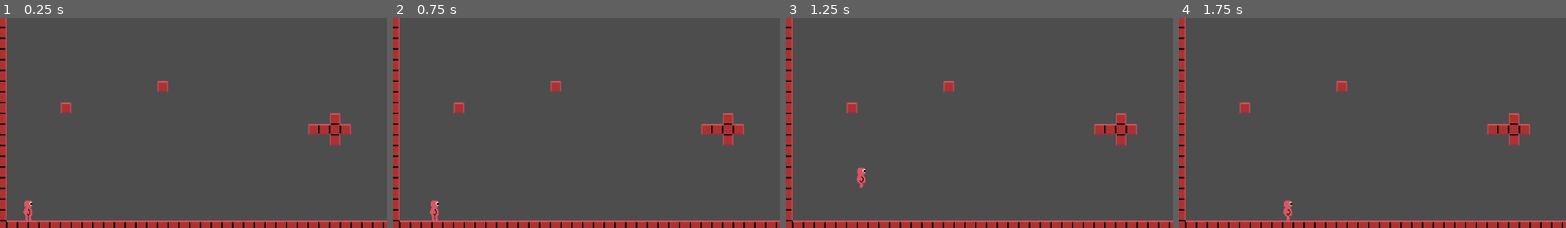
Above: before the commit, frames 1-4 (left to right).
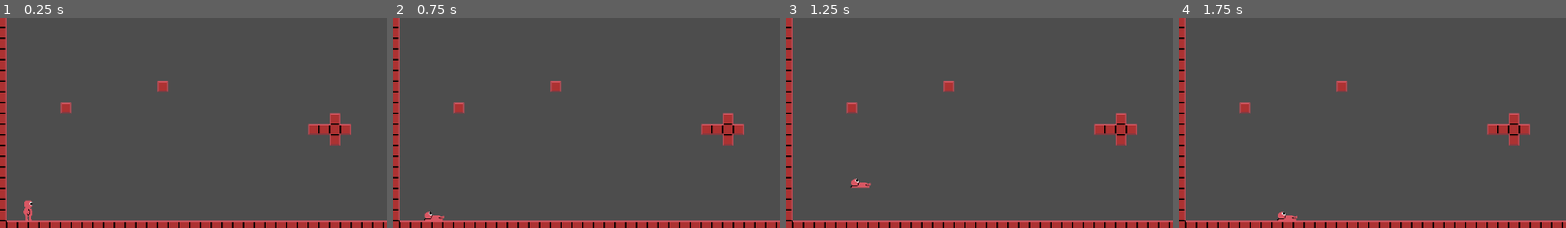
Above: after the commit, the same moments.

Repository: Medmav/CAS-Project
Game: Godot game, scene res://Scenes/TestScene.tscn
The game is run twice, just before and just after one commit, with the same random seed, the same clock (stepped at 60 frames per second) and the same inputs.
Inputs:
- Up to frame 1 (0.25 s): no input
- Up to frame 2 (0.75 s): tap Enter at 0.5 s; hold D (Move Right) from 0.53 s (still down); tap Ctrl (Slide) at 0.6 s
- Up to frame 3 (1.25 s): keep holding D (Move Right); tap Space (Jump) at 0.77, 0.8, 1.07 s
- Up to frame 4 (1.75 s): keep holding D (Move Right); tap Space (Jump) at 1.35, 1.52 s; tap Ctrl (Slide) at 1.55 s
The pictures show only the part of the screen within x 0-50%, y 50-100%; the shares and areas given below are measured in that part.

Frame 1 is identical in both runs. In frame 2, 0.3% of the frame differs, in the area x 8-14%, y 86-97%; in frame 3, 0.3%, in the area x 16-23%, y 70-82%; in frame 4, 0.3%.

Commit message:
Slide animations added
Yes yes

Diff:
--- a/Scenes/Player.tscn
+++ b/Scenes/Player.tscn
@@ -1,7 +1,8 @@
-[gd_scene load_steps=8 format=3 uid="uid://d3vt7te1ub1on"]
+[gd_scene load_steps=10 format=3 uid="uid://d3vt7te1ub1on"]
 
-[ext_resource type="Script" uid="uid://bhjimito0am8f" path="res://Scripts/PlayerController.gd" id="1_kyqiw"]
+[ext_resource type="Script" uid="uid://cb214mwx8r7e3" path="res://Scripts/player_controller.gd" id="1_gntrk"]
 [ext_resource type="Texture2D" uid="uid://da7y14h7dwidq" path="res://Assets/Art/ProtoCharacterSpriteSheet.png" id="1_xhfnw"]
+[ext_resource type="Script" uid="uid://b384grkstta5l" path="res://Scenes/player_animator.gd" id="3_dewec"]
 
 [sub_resource type="RectangleShape2D" id="RectangleShape2D_kpjcp"]
 size = Vector2(8, 30)
@@ -55,22 +56,26 @@
 "values": [Rect2(0, 32, 32, 32), Rect2(0, 32, 32, 32)]
 }
 
+[sub_resource type="Animation" id="Animation_5ixxa"]
+resource_name = "idle"
+step = 0.25
+
 [sub_resource type="AnimationLibrary" id="AnimationLibrary_dewec"]
 _data = {
 &"RESET": SubResource("Animation_gntrk"),
+&"idle": SubResource("Animation_5ixxa"),
 &"slide": SubResource("Animation_dewec"),
 &"walk": SubResource("Animation_kyqiw")
 }
 
 [node name="Player" type="CharacterBody2D"]
-script = ExtResource("1_kyqiw")
+script = ExtResource("1_gntrk")
 jumpGravity = 400
 fallGravity = 900
 walkSpeed = 100
 jumpStrength = 300
 slideFriction = 10000.0
 slideSpeed = 200
-walkFriction = 10000.0
 
 [node name="Collision Box" type="CollisionShape2D" parent="."]
 position = Vector2(0, -15)
@@ -82,11 +87,14 @@
 region_enabled = true
 region_rect = Rect2(0, 0, 32, 32)
 
-[node name="PlayerAnimator" type="Node" parent="."]
+[node name="PlayerAnimator" type="Node" parent="." node_paths=PackedStringArray("player_controller", "animation_player", "sprite")]
+script = ExtResource("3_dewec")
+player_controller = NodePath("..")
+animation_player = NodePath("AnimationPlayer")
+sprite = NodePath("../Sprite2D")
 
 [node name="AnimationPlayer" type="AnimationPlayer" parent="PlayerAnimator"]
 libraries = {
 &"": SubResource("AnimationLibrary_dewec")
 }
-autoplay = "walk"
 speed_scale = 1.5
--- /dev/null
+++ b/Scenes/player_animator.gd
@@ -0,0 +1,19 @@
+extends Node
+
+@export var player_controller : PlayerController
+@export var animation_player : AnimationPlayer
+@export var sprite : Sprite2D
+
+func _process(delta: float) -> void:
+	if player_controller.direction == 1 && player_controller.velocity.x > 0:
+		sprite.flip_h = false
+	elif player_controller.direction == -1 && player_controller.velocity.x < 0:
+		sprite.flip_h = true
+
+	if player_controller.velocity.x:
+		animation_player.play("walk")
+	else:
+		animation_player.play("idle")
+
+	if player_controller.sliding:
+		animation_player.play("slide")
--- a/Scripts/PlayerController.gd
+++ b/Scripts/player_controller.gd
@@ -11,33 +11,35 @@
 var jumping := false
 var falling := false
 var terminalVelocity := 1000
+var direction : float = 0.0
 @export var jumpStrength := 0
 @export var slideFriction := 0.0
 @export var slideSpeed := 0
-@export var walkFriction := 0.0
+@export var walkFriction := 10000.0
 
 #Player inputs and controls
 func _physics_process(delta: float) -> void:
 	countJumps()
 	applyFriction()
-	# Applying Gravity
+#region Applying Gravity
 	if not is_on_floor() && velocity.y < terminalVelocity:
 		velocity.y += getGravity() * delta
-
-	# Walk Control
-	var direction := Input.get_axis("Move Left", "Move Right")
+#endregion
+#region Movement
+#region Walk Control
+	direction = Input.get_axis("Move Left", "Move Right")
 	if direction && velocity.x < walkSpeed:
 		velocity.x = direction * walkSpeed
 		sliding = false
-
-	# Slide Control
+#endregion
+#region Slide Control
 	if Input.is_action_just_pressed("Slide"):
 		if is_on_floor() && abs(velocity.x) >= walkSpeed:
 			velocity.x += slideSpeed
 			sliding = true
 			print("sliding")
-
-	# Jump Control
+#endregion
+#region Jump Control
 	if Input.is_action_just_pressed("Jump"):
 		if is_on_floor():
 			jumpCounter = 0
@@ -46,11 +48,12 @@
 			jumpCounter += 1
 
 			print("jumping")
-
+#endregion
+#endregion
 	move_and_slide()
-
 	# End of Physics Process Loop
 
+#region getGravity() -> int
 func getGravity() -> int:
 	if velocity.y >= 0:
 		jumping = true
@@ -62,13 +65,15 @@
 	else:
 		return 0
 	# End of getGravity Function
-
+#endregion
+#region countJumps()
 func countJumps():
 	if is_on_floor():
 		falling = false
 		jumpCounter = 0
 	# End of countJumps Function
-
+#endregion
+#region getFriction() -> float
 func getFriction() -> float:
 	if sliding:
 		print("slideFriction")
@@ -79,9 +84,10 @@
 	else:
 		print("No Friction")
 		return 0.0
-	# End of getFriction Function
-
+#endregion
+#region applyFriction()
 func applyFriction():
 	if is_on_floor:
 		velocity.x = move_toward(velocity.x, 0.0, getFriction())
 		#print("applying friction")
+#endregion
Not shown, added: Scenes/player_animator.gd.uid
Not shown, removed: Scripts/PlayerController.gd.uid
Not shown, added: Scripts/player_controller.gd.uid
